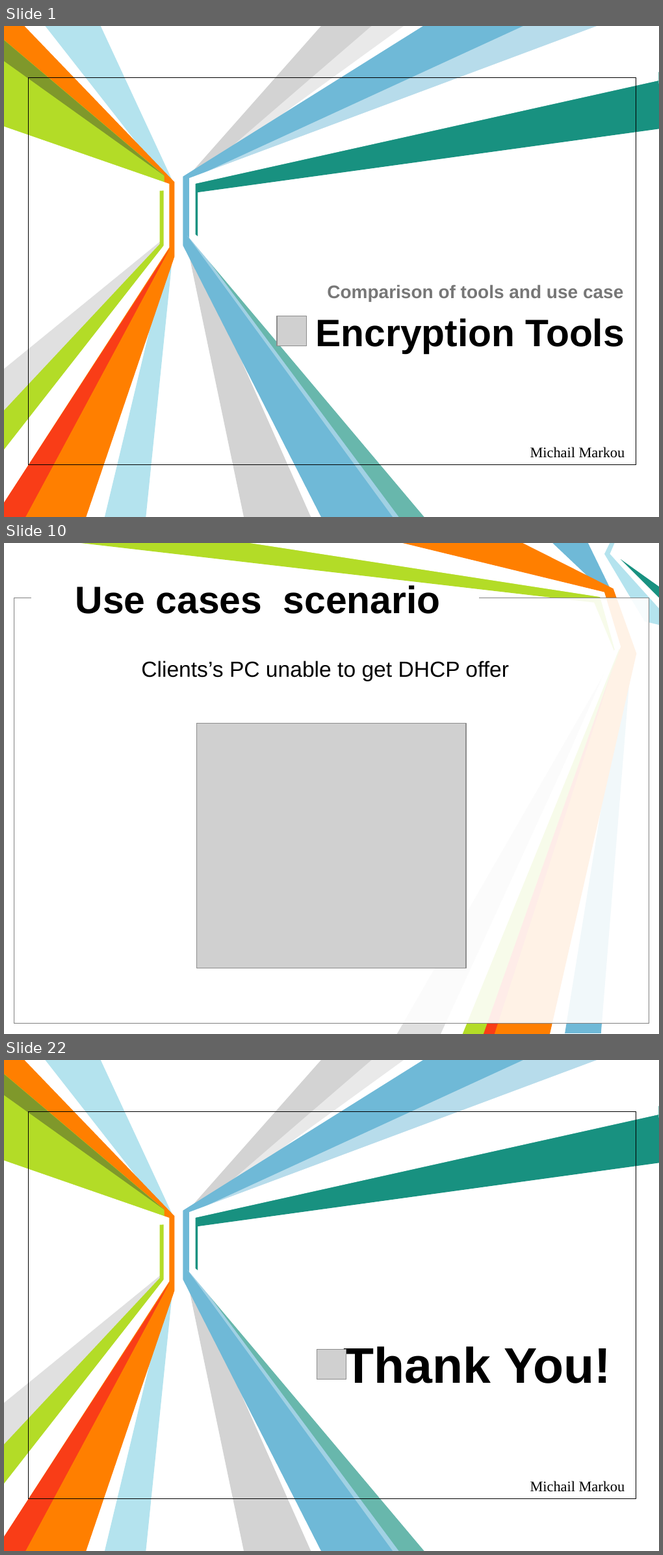
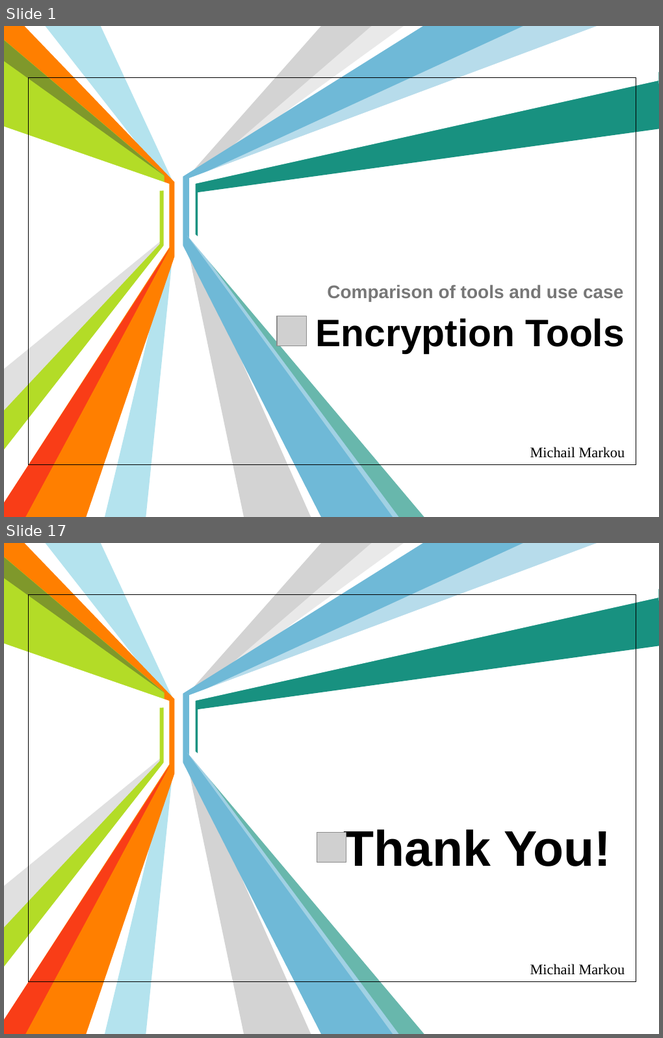
Before and after one commit to michailmarkou1995/BSc-Computer-Science-Projects, a slide deck: COMPUTER AND NETWORK SECURITY (CN6003)/Encryption_Tools_Presentation.pptx. Shown one above the other, each under a label of ours: slides 1, 10 and 22 before the commit, slides 1 and 17 after it; the slides between them are not shown. The pictures are 663x1555 and 663x1038 pixels, drawn with LibreOffice and Linux fonts; fonts in the diff are those of the drawing; grey boxes stand for pictures; background and template pictures are left out. Boxes give left, top, right and bottom in pixels: in the first picture for what was removed or moved away, otherwise in the second. Text is boxed around its words. In the diff, an @@ line names an element or a change of style, - is before the commit and + after.

```diff
--- a/COMPUTER AND NETWORK SECURITY (CN6003)/Encryption_Tools_Presentation.pptx
+++ b/COMPUTER AND NETWORK SECURITY (CN6003)/Encryption_Tools_Presentation.pptx
@@ slide 10 removed at (4,543,659,1034), background #FFFFFF @@
@@ freeform shape removed at (81,543,622,1034) @@
@@ freeform shape removed at (250,543,621,1034) @@
@@ freeform shape removed at (402,543,636,1034) @@
@@ freeform shape removed at (553,543,633,1034) @@
@@ freeform shape removed at (605,543,659,625) @@
@@ freeform shape removed at (622,559,659,598) @@
@@ rectangle removed at (14,598,649,1024) @@
@@ rectangle removed at (14,598,649,1024) @@
@@ rectangle removed at (31,592,479,603) @@
@@ title removed at (76,583,441,614) @@
-Use cases scenario
@@ text removed at (141,661,509,681) @@
-Clients’s PC unable to get DHCP offer
@@ freeform shape removed at (397,661,611,1034) @@
@@ freeform shape removed at (484,663,614,1034) @@
@@ picture removed at (197,723,467,968) @@
@@ what was slide 22 is now slide 17 @@
```
Also in this commit, not shown: 2 slides changed, 13 slides added, 17 other slides removed.
